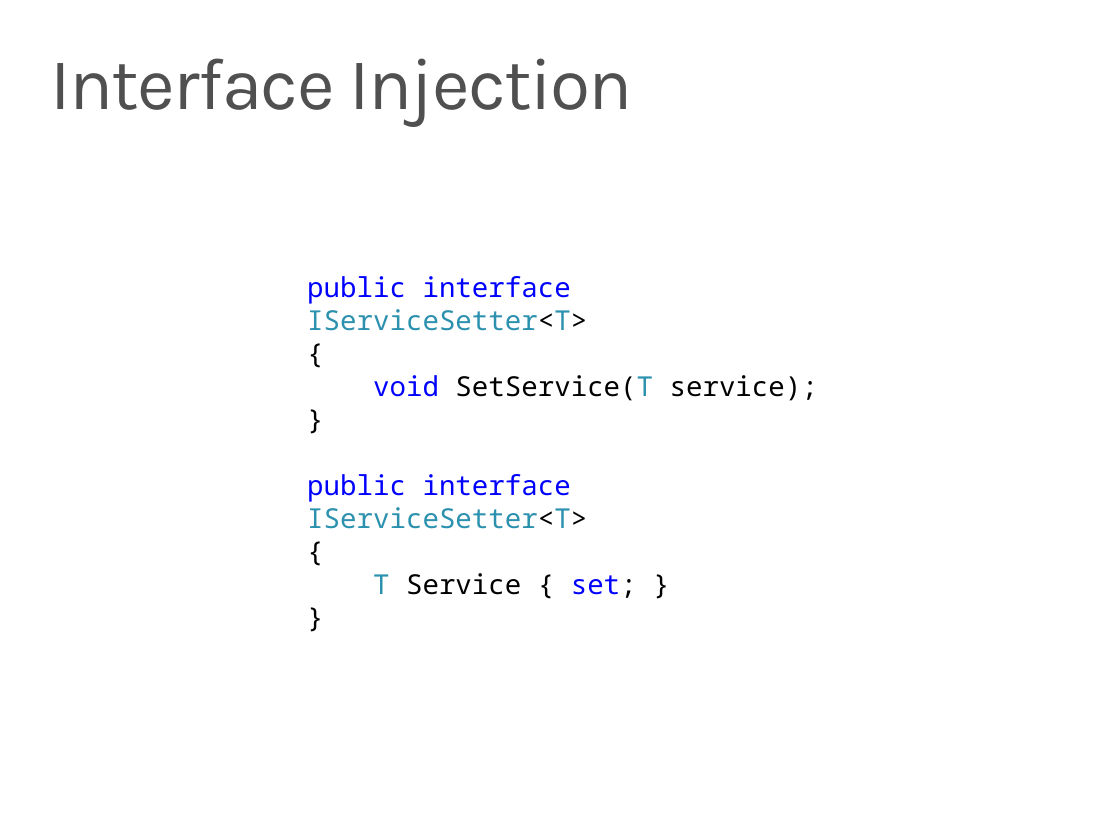
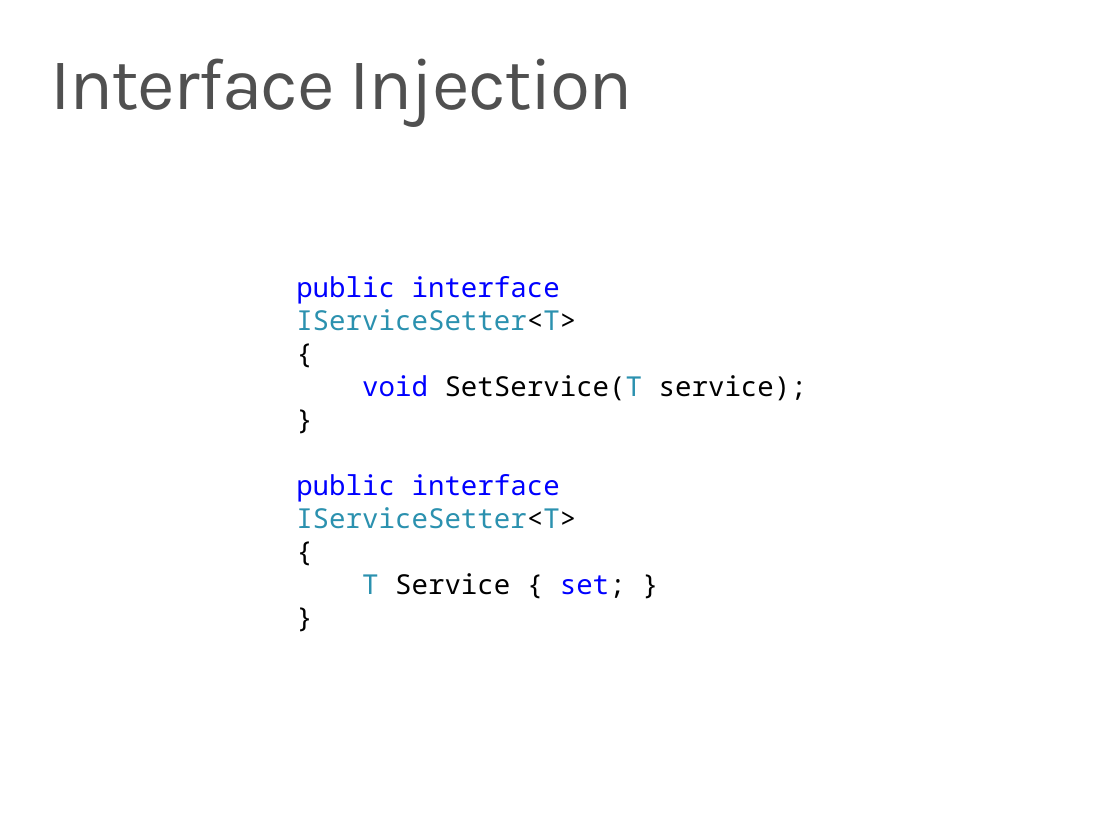
Before and after one commit to ondfisk/BDSA2019, a slide deck: slide 11 of Slides/Lecture05 - Dependency Injection, Testing Entity Framework.pptx (slide 9 before the commit). Drawn at 1120x840 pixels with LibreOffice and Linux fonts; fonts in the diff are those of the drawing. Boxes give left, top, right and bottom in pixels: in the first picture for what was removed or moved away, otherwise in the second. Text is boxed around its words. In the diff, an @@ line names an element or a change of style, - is before the commit and + after.

```diff
--- a/Slides/Lecture05 - Dependency Injection, Testing Entity Framework.pptx
+++ b/Slides/Lecture05 - Dependency Injection, Testing Entity Framework.pptx
@@ text "public interface IServiceSetter<T>": place and size @@
-text "public interface IServiceSetter<T>" at (307, 276, 818, 598)
+text "public interface IServiceSetter<T>" at (296, 276, 807, 598)
```
Also in this commit, not shown: 1 other slide changed, 2 slides added, 9 other files.
